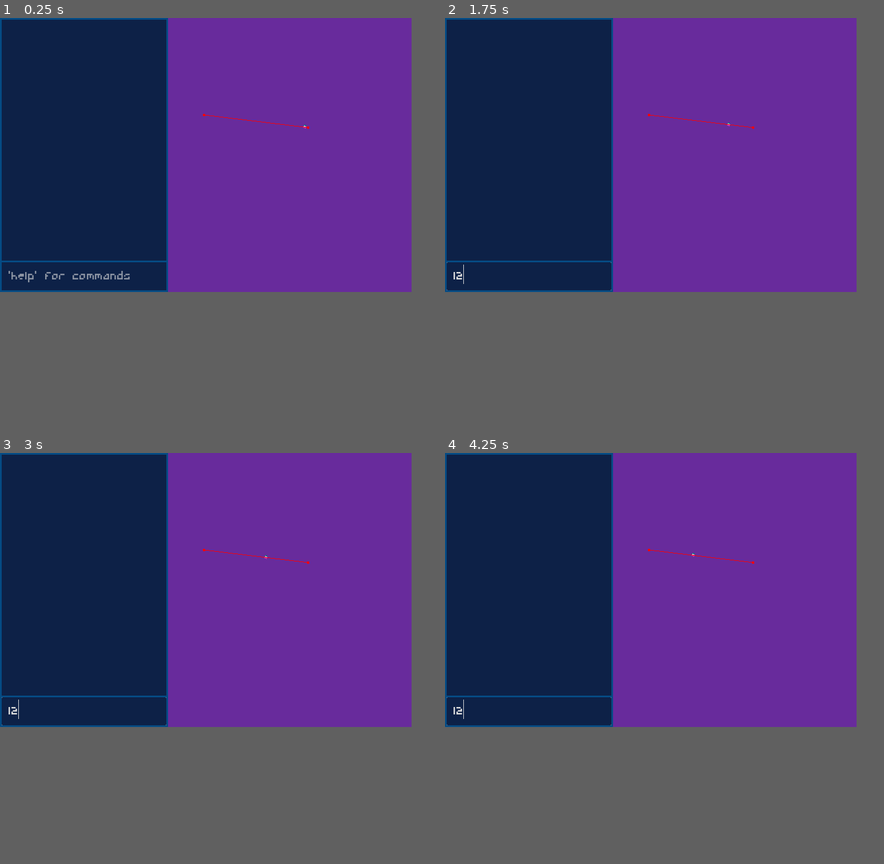
Above: before the commit, frames 1-4 (two rows, left to right).
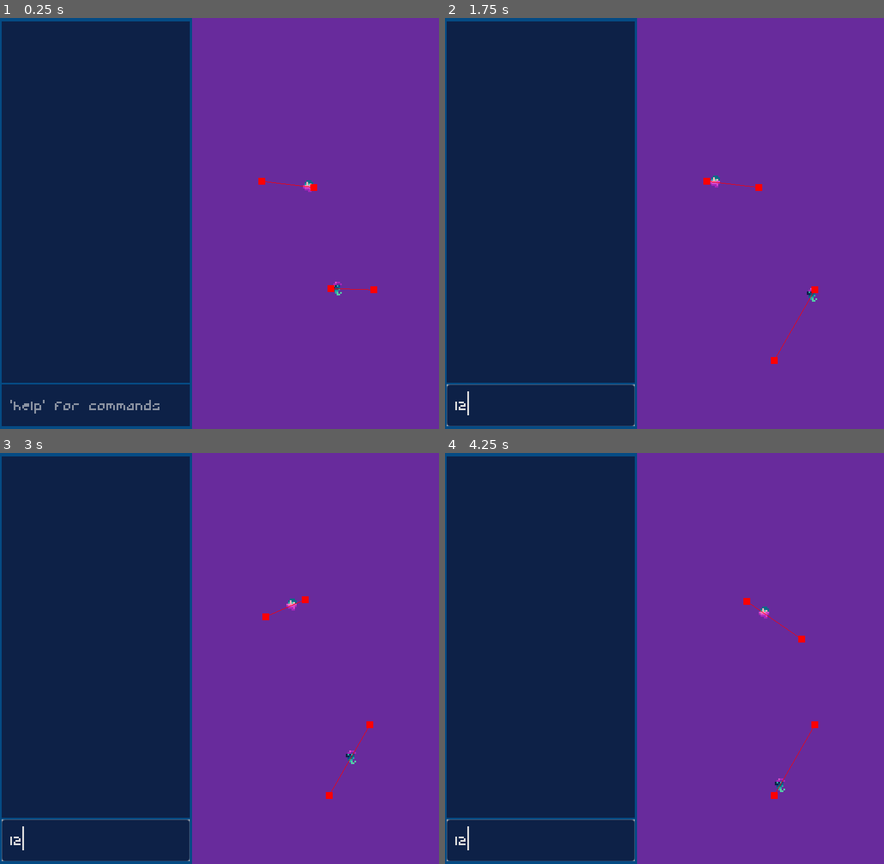
Above: after the commit, the same moments.

Repository: BoopEnthusiast/Micro-Jam-15
Game: Godot game, scene res://scenes/main.tscn
Same seed, same stepped clock (60 frames per second), same inputs: the game is played once before the commit and once after it.
Inputs (mouse positions are in pixels of both pictures, inside the frame that each line leads up to):
- Up to frame 1 (0.25 s): no input
- Up to frame 2 (1.75 s): click (528, 276) at 0.52 s; type "12" at 0.6 s; move the mouse to (528, 260) at 1.27 s
- Up to frame 3 (3 s): move the mouse to (122, 605) at 2.02 s; move the mouse to (245, 531) at 2.77 s
- Up to frame 4 (4.25 s): move the mouse to (629, 646) at 3.52 s
In our replay, the window is 720x480 before the commit and 768x720 after it. These sizes can differ from the game's own. Grey fills any space a smaller window leaves; there, only what the larger window draws over its background counts as a difference.

The runs differ from the first frame. In frame 1, 19% of the frame differs, in the area x 0-86%, y 0-100%; in frame 2, 19%; in frame 3, 19%; in frame 4, 19%.

Commit message:
NPC stuff

Diff:
--- a/project.godot
+++ b/project.godot
@@ -22,8 +22,8 @@
 
 [display]
 
-window/size/viewport_width=720
-window/size/viewport_height=480
+window/size/viewport_width=256
+window/size/viewport_height=240
 window/size/mode=2
 window/stretch/mode="canvas_items"
 
--- /dev/null
+++ b/resources/villager-hair.tres
@@ -0,0 +1,4 @@
+[gd_resource type="CompressedTexture2D" format=3 uid="uid://cb56cnyq43u5y"]
+
+[resource]
+resource_name = "Villager Hair"
--- /dev/null
+++ b/resources/villager_atlas_texture.tres
@@ -0,0 +1,7 @@
+[gd_resource type="AtlasTexture" load_steps=2 format=3 uid="uid://ce8pl7f2q2cip"]
+
+[ext_resource type="Texture2D" uid="uid://76rlsfsrgvm2" path="res://resources/Villager-Sheet.png" id="1_nxr0x"]
+
+[resource]
+atlas = ExtResource("1_nxr0x")
+region = Rect2(0, 8, 6, 64)
--- a/scenes/ghost.tscn
+++ b/scenes/ghost.tscn
@@ -1,8 +1,9 @@
-[gd_scene load_steps=7 format=3 uid="uid://blsmf1r2lvqwy"]
+[gd_scene load_steps=9 format=3 uid="uid://blsmf1r2lvqwy"]
 
 [ext_resource type="PackedScene" uid="uid://ou2n5imicko4" path="res://scenes/npc.tscn" id="1_28cl2"]
 [ext_resource type="Script" path="res://scripts/ghost.gd" id="2_auyqw"]
 [ext_resource type="Texture2D" uid="uid://dfuxql5y2p6gd" path="res://resources/Ghost-Sheet.png" id="3_thutm"]
+[ext_resource type="Texture2D" uid="uid://dlb5esju1h4tw" path="res://resources/Ghost-Sheet-Hair.png" id="4_su1t7"]
 
 [sub_resource type="AtlasTexture" id="AtlasTexture_avrx5"]
 atlas = ExtResource("3_thutm")
@@ -26,8 +27,15 @@
 "speed": 5.0
 }]
 
+[sub_resource type="AtlasTexture" id="AtlasTexture_26866"]
+atlas = ExtResource("4_su1t7")
+region = Rect2(0, 0, 6, 8)
+
 [node name="Ghost" groups=["ghost"] instance=ExtResource("1_28cl2")]
 script = ExtResource("2_auyqw")
 
 [node name="Body" parent="." index="2"]
 sprite_frames = SubResource("SpriteFrames_t42u4")
+
+[node name="Hair" parent="." index="3"]
+texture = SubResource("AtlasTexture_26866")
--- a/scenes/main.tscn
+++ b/scenes/main.tscn
@@ -2,23 +2,20 @@
 
 [ext_resource type="PackedScene" uid="uid://b6mbk30x5y2go" path="res://scenes/villager.tscn" id="1_0auvh"]
 [ext_resource type="PackedScene" uid="uid://dgfjitk2aq4uc" path="res://scenes/ui.tscn" id="2_nqree"]
-[ext_resource type="PackedScene" uid="uid://d4ljq5d06sgm5" path="res://scenes/resource.tscn" id="3_0xx8o"]
+[ext_resource type="PackedScene" uid="uid://blsmf1r2lvqwy" path="res://scenes/ghost.tscn" id="3_4ci76"]
 
 [sub_resource type="NavigationPolygon" id="NavigationPolygon_c3t1r"]
-vertices = PackedVector2Array(1914, 1078, 1502, 1078, 1502, 618, 1914, 618)
+vertices = PackedVector2Array(1455, 843, 1321, 843, 1321, 613, 1455, 613)
 polygons = Array[PackedInt32Array]([PackedInt32Array(0, 1, 2, 3)])
-outlines = Array[PackedVector2Array]([PackedVector2Array(1492, 609, 1492, 1088, 1924, 1088, 1924, 608)])
+outlines = Array[PackedVector2Array]([PackedVector2Array(1316, 608, 1316, 848, 1460, 848, 1460, 608)])
 source_geometry_group_name = &"navigation_polygon_source_group"
+agent_radius = 5.0
 
 [node name="Main" type="Node2D"]
 
 [node name="NavMesh" type="NavigationRegion2D" parent="."]
-visible = false
 position = Vector2(-1204, -608)
 navigation_polygon = SubResource("NavigationPolygon_c3t1r")
-
-[node name="Villager" parent="." instance=ExtResource("1_0auvh")]
-position = Vector2(539, 192)
 
 [node name="UILayer" type="CanvasLayer" parent="."]
 layer = 2
@@ -36,4 +33,15 @@
 grow_vertical = 2
 color = Color(0.407843, 0.168627, 0.611765, 1)
 
-[node name="Resources" parent="." instance=ExtResource("3_0xx8o")]
+[node name="Villager" parent="." instance=ExtResource("1_0auvh")]
+position = Vector2(183, 99)
+id = 1
+npc_name = "Jim"
+
+[node name="Ghost" parent="." instance=ExtResource("3_4ci76")]
+position = Vector2(193, 158)
+id = 2
+npc_name = "John"
+
+[connection signal="mouse_entered" from="Villager" to="Villager/Name" method="_on_mouse_entered"]
+[connection signal="mouse_exited" from="Villager" to="Villager/Name" method="_on_mouse_exited"]
--- a/scenes/npc.tscn
+++ b/scenes/npc.tscn
@@ -1,23 +1,25 @@
-[gd_scene load_steps=7 format=3 uid="uid://ou2n5imicko4"]
+[gd_scene load_steps=8 format=3 uid="uid://ou2n5imicko4"]
 
 [ext_resource type="Script" path="res://scripts/npc.gd" id="1_ub8a0"]
 [ext_resource type="Script" path="res://scripts/npc_navigation.gd" id="2_p53yk"]
-[ext_resource type="Texture2D" uid="uid://76rlsfsrgvm2" path="res://resources/Villager-Sheet.png" id="3_k6330"]
+[ext_resource type="Script" path="res://scripts/npc_hair.gd" id="3_svcm4"]
+[ext_resource type="Script" path="res://scripts/name.gd" id="3_vt8ft"]
 
 [sub_resource type="RectangleShape2D" id="RectangleShape2D_x12lm"]
 size = Vector2(6, 8)
 
 [sub_resource type="SpriteFrames" id="SpriteFrames_xolb6"]
 
-[sub_resource type="AtlasTexture" id="AtlasTexture_122bq"]
-atlas = ExtResource("3_k6330")
-region = Rect2(0, 8, 6, 8)
+[sub_resource type="Theme" id="Theme_ssi5f"]
+default_font_size = 16
 
 [node name="NPC" type="CharacterBody2D" groups=["npc"]]
 motion_mode = 1
 script = ExtResource("1_ub8a0")
 
 [node name="Navigation" type="NavigationAgent2D" parent="."]
+path_desired_distance = 5.0
+target_desired_distance = 2.5
 debug_enabled = true
 script = ExtResource("2_p53yk")
 
@@ -28,4 +30,27 @@
 sprite_frames = SubResource("SpriteFrames_xolb6")
 
 [node name="Hair" type="Sprite2D" parent="."]
-texture = SubResource("AtlasTexture_122bq")
+script = ExtResource("3_svcm4")
+
+[node name="Name" type="Label" parent="."]
+visible = false
+offset_left = -53.0
+offset_top = -16.0
+offset_right = 53.0
+offset_bottom = -2.0
+theme = SubResource("Theme_ssi5f")
+horizontal_alignment = 1
+script = ExtResource("3_vt8ft")
+
+[node name="HoverArea" type="Control" parent="."]
+layout_mode = 3
+anchors_preset = 0
+offset_left = -4.0
+offset_top = -5.0
+offset_right = 4.0
+offset_bottom = 5.0
+
+[connection signal="npc_ready_done" from="." to="Hair" method="_on_npc_ready_done"]
+[connection signal="npc_ready_done" from="." to="Name" method="_on_npc_ready_done"]
+[connection signal="mouse_entered" from="HoverArea" to="Name" method="_on_mouse_entered"]
+[connection signal="mouse_exited" from="HoverArea" to="Name" method="_on_mouse_exited"]
--- a/scenes/ui.tscn
+++ b/scenes/ui.tscn
@@ -1,25 +1,16 @@
-[gd_scene load_steps=6 format=3 uid="uid://dgfjitk2aq4uc"]
+[gd_scene load_steps=4 format=3 uid="uid://dgfjitk2aq4uc"]
 
 [ext_resource type="Script" path="res://scripts/terminal_log.gd" id="1_2ttvf"]
 [ext_resource type="Script" path="res://scripts/terminal.gd" id="2_t6jp4"]
-
-[sub_resource type="Theme" id="Theme_o73fr"]
-default_font_size = 39
-
-[sub_resource type="Theme" id="Theme_vbord"]
-default_font_size = 39
 
 [sub_resource type="StyleBoxFlat" id="StyleBoxFlat_dx1ii"]
 bg_color = Color(0.0509804, 0.129412, 0.278431, 1)
 
 [node name="UI" type="Control"]
 layout_mode = 3
-anchors_preset = 4
-anchor_top = 0.5
-anchor_bottom = 0.5
-offset_top = -240.0
-offset_right = 294.0
-offset_bottom = 240.0
+anchors_preset = 9
+anchor_bottom = 1.0
+offset_right = 112.0
 grow_vertical = 2
 
 [node name="Background" type="ColorRect" parent="."]
@@ -57,7 +48,6 @@
 
 [node name="Log" type="RichTextLabel" parent="TextBackground/LogContainer"]
 layout_mode = 2
-theme = SubResource("Theme_o73fr")
 bbcode_enabled = true
 fit_content = true
 autowrap_mode = 1
@@ -72,7 +62,6 @@
 anchor_bottom = 0.99375
 grow_horizontal = 2
 grow_vertical = 0
-theme = SubResource("Theme_vbord")
 theme_override_styles/normal = SubResource("StyleBoxFlat_dx1ii")
 placeholder_text = " 'help' for commands"
 script = ExtResource("2_t6jp4")
--- a/scenes/villager.tscn
+++ b/scenes/villager.tscn
@@ -1,9 +1,10 @@
-[gd_scene load_steps=7 format=3 uid="uid://b6mbk30x5y2go"]
+[gd_scene load_steps=9 format=3 uid="uid://b6mbk30x5y2go"]
 
 [ext_resource type="PackedScene" uid="uid://ou2n5imicko4" path="res://scenes/npc.tscn" id="1_natw4"]
 [ext_resource type="Script" path="res://scripts/villager.gd" id="2_xvy2b"]
 [ext_resource type="Texture2D" uid="uid://brhsacmf2klsk" path="res://resources/Villager-Run.png" id="3_17u45"]
 [ext_resource type="Texture2D" uid="uid://76rlsfsrgvm2" path="res://resources/Villager-Sheet.png" id="4_hl7wo"]
+[ext_resource type="Texture2D" uid="uid://5lfmikjt6jsp" path="res://resources/Villager-Sheet-Hair.png" id="5_fyclv"]
 
 [sub_resource type="AtlasTexture" id="AtlasTexture_7o3tm"]
 atlas = ExtResource("4_hl7wo")
@@ -23,6 +24,10 @@
 "speed": 5.0
 }]
 
+[sub_resource type="AtlasTexture" id="AtlasTexture_d4e61"]
+atlas = ExtResource("5_fyclv")
+region = Rect2(0, 0, 6, 8)
+
 [node name="Villager" groups=["villager"] instance=ExtResource("1_natw4")]
 script = ExtResource("2_xvy2b")
 
@@ -30,3 +35,6 @@
 sprite_frames = SubResource("SpriteFrames_lnrnm")
 frame = 1
 frame_progress = 0.139809
+
+[node name="Hair" parent="." index="3"]
+texture = SubResource("AtlasTexture_d4e61")
--- /dev/null
+++ b/scripts/name.gd
@@ -0,0 +1,13 @@
+class_name NameLabel extends Label
+
+
+func _on_npc_ready_done():
+	text = get_parent().npc_name
+
+
+func _on_mouse_entered():
+	visible = true
+
+
+func _on_mouse_exited():
+	visible = false
--- a/scripts/npc.gd
+++ b/scripts/npc.gd
@@ -2,13 +2,26 @@
 
 
 #Constants
-const SPEED = 25.0
+const SPEED = 15.0
+
+# Signals
+signal npc_ready_done
+
+# Export variables
+@export_range(0, 8) var id: int
+@export var npc_name: String
 
 # In-scene nodes
 @onready var navigation = $Navigation
+@onready var hair = $Hair
 
-# Name
-var village_name = "John"
+
+func _ready():
+	assert(id, "ID of a villager was not set")
+	assert(npc_name, "Name of " + str(id) + " was not set")
+	assert(hair.texture is AtlasTexture, "Hair texture on " + npc_name + " is not an AtlasTexture")
+
+	npc_ready_done.emit()
 
 
 func _physics_process(_delta):
--- /dev/null
+++ b/scripts/npc_hair.gd
@@ -0,0 +1,5 @@
+extends Sprite2D
+
+
+func _on_npc_ready_done():
+	texture.region.position.y = (get_parent().id - 1) * 8
--- a/scripts/npc_navigation.gd
+++ b/scripts/npc_navigation.gd
@@ -2,7 +2,7 @@
 
 
 # Constants
-const PATH_RADIUS = 300.0
+const PATH_RADIUS = 50.0
 
 
 func find_new_path() -> void:
Binary file added: resources/Ghost-Sheet-Hair.aseprite
Binary file added: resources/Ghost-Sheet-Hair.png
Not shown, added: resources/Ghost-Sheet-Hair.png.import
Binary file changed: resources/Ghost.aseprite
Binary file added: resources/Villager-Sheet-Hair.aseprite
Binary file added: resources/Villager-Sheet-Hair.png
Not shown, added: resources/Villager-Sheet-Hair.png.import
